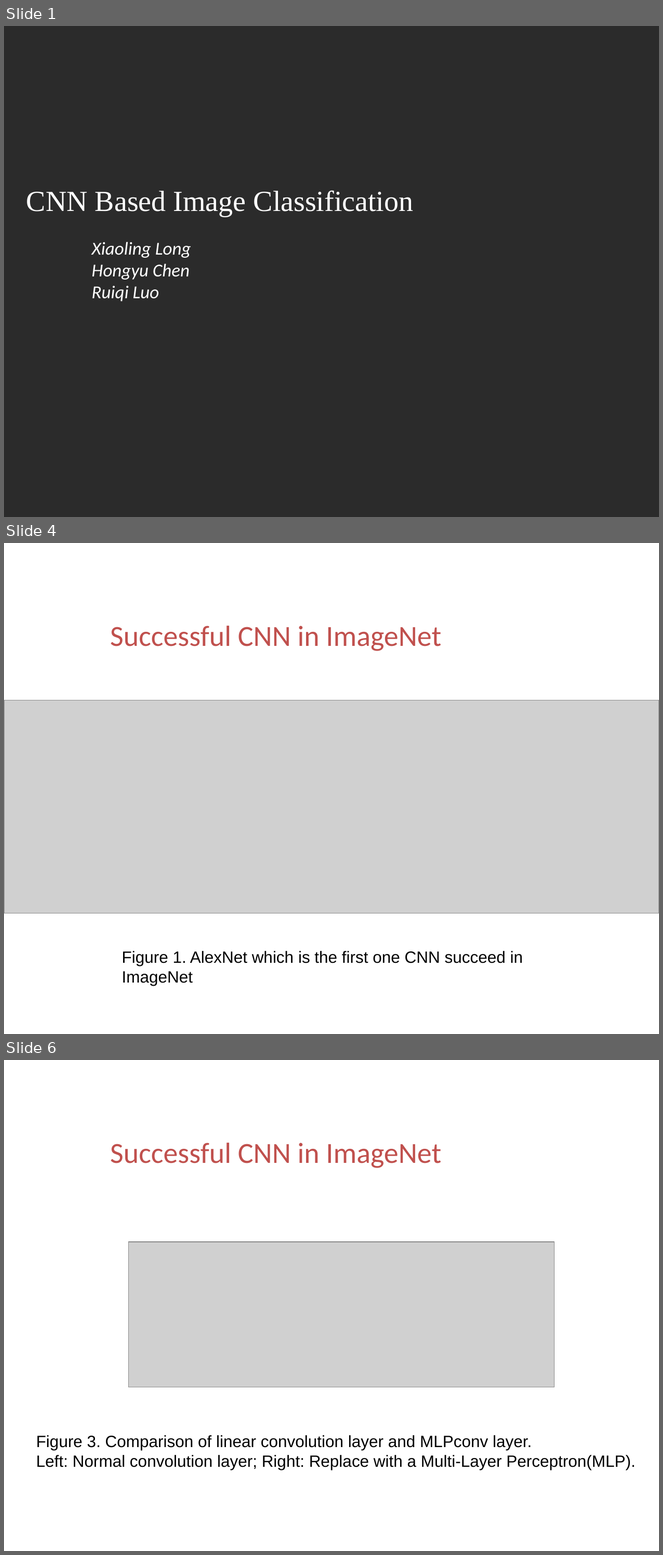
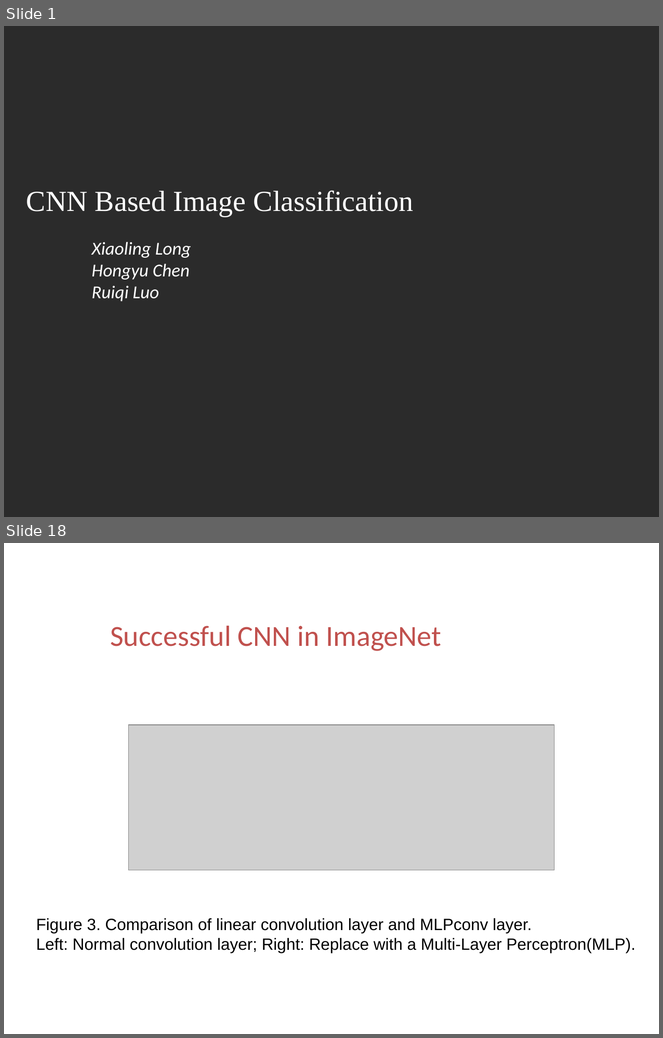
Before and after one commit to ttomchy/CV_2Project, a slide deck: presentation.pptx. Shown one above the other, each under a label of ours: slides 1, 4 and 6 before the commit, slides 1 and 18 after it; the slides between them are not shown. The pictures are 663x1555 and 663x1038 pixels, drawn with LibreOffice and Linux fonts; fonts in the diff are those of the drawing; grey boxes stand for pictures; background and template pictures are left out; a plain dark background stands for a picture behind light text. Boxes give left, top, right and bottom in pixels: in the first picture for what was removed or moved away, otherwise in the second. Text is boxed around its words. In the diff, an @@ line names an element or a change of style, - is before the commit and + after.

```diff
--- a/presentation.pptx
+++ b/presentation.pptx
@@ slide 4 removed at <box>4,543,659,1034</box>, background picture (left out) @@
@@ text removed at <box>54,616,94,653</box> @@
-02
@@ text removed at <box>110,626,441,651</box> @@
-Successful CNN in ImageNet
@@ picture removed at <box>4,700,659,914</box> @@
@@ text removed at <box>122,951,523,966</box> @@
-Figure 1. AlexNet which is the first one CNN succeed in ImageNet
@@ what was slide 6 is now slide 18 @@
```
Also in this commit, not shown: 4 slides changed, 12 slides added, 2 other slides removed.
